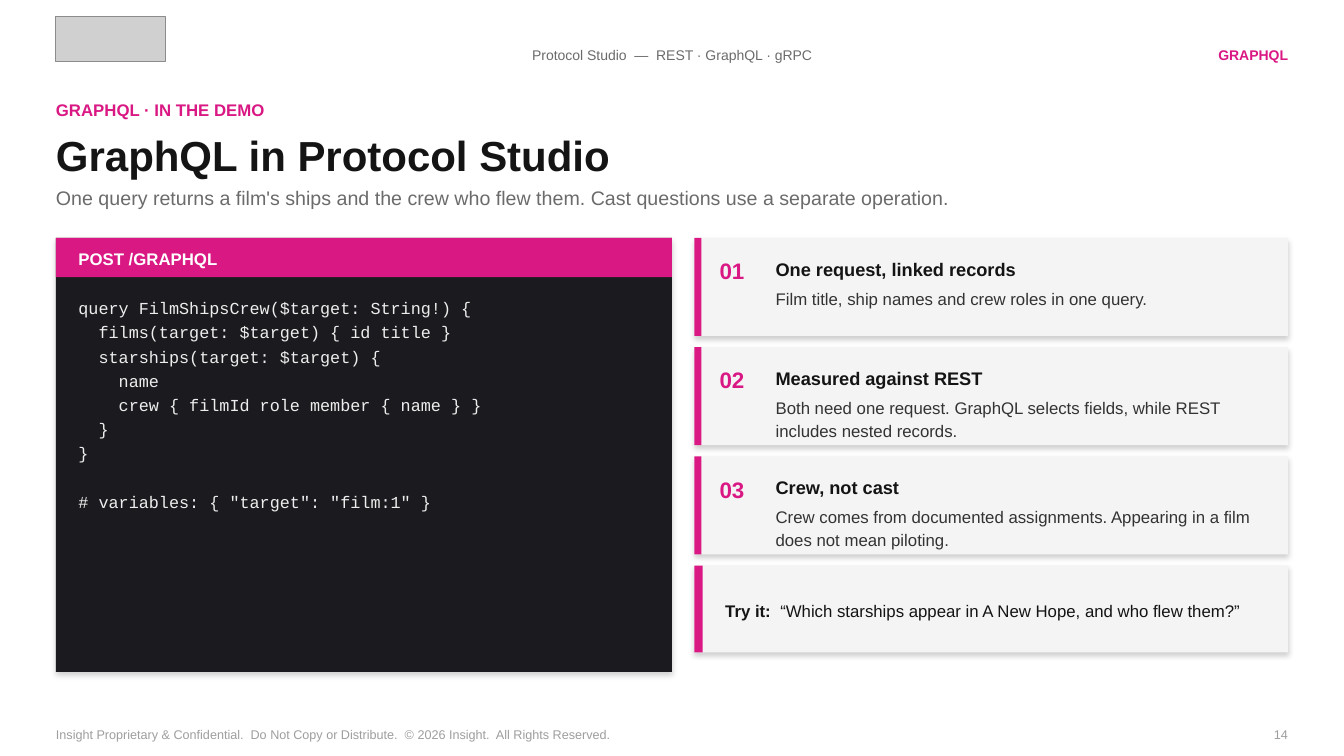
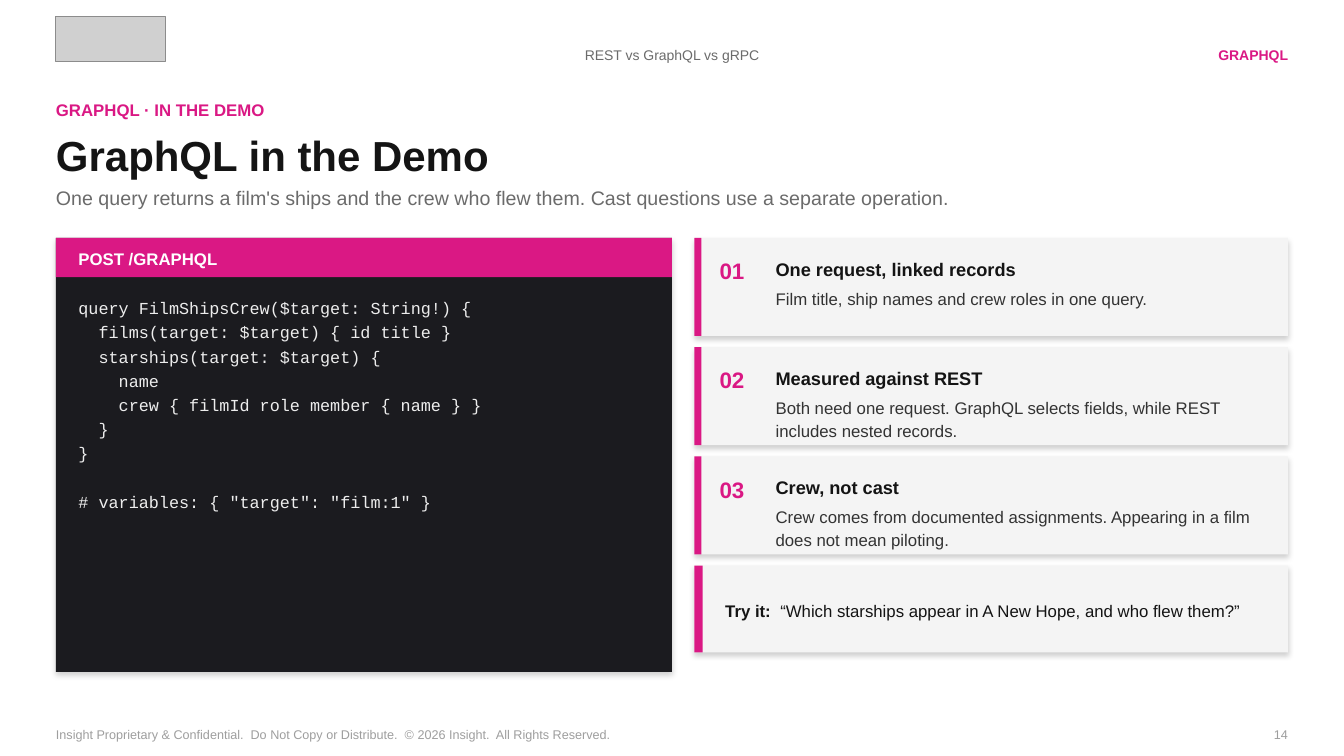
Before and after one commit to spietrek-insight/rest-graphql-grpc-ai-routing, a slide deck: slide 14 of presentation/rest-graphql-grpc-ai-routing-v6.pptx. Drawn at 1344x756 pixels with LibreOffice and Linux fonts; fonts in the diff are those of the drawing; grey boxes stand for pictures. Boxes give left, top, right and bottom in pixels: in the first picture for what was removed or moved away, otherwise in the second. Text is boxed around its words. In the diff, an @@ line names an element or a change of style, - is before the commit and + after.

```diff
--- a/presentation/rest-graphql-grpc-ai-routing-v6.pptx
+++ b/presentation/rest-graphql-grpc-ai-routing-v6.pptx
@@ text at bbox=[585, 50, 759, 63]: text changed @@
-Protocol Studio — REST · GraphQL · gRPC
+REST vs GraphQL vs gRPC
@@ text at bbox=[56, 140, 489, 180]: text changed @@
-GraphQL in Protocol Studio
+GraphQL in the Demo
```
Also in this commit, not shown: 28 other slides changed, 1 other file.
